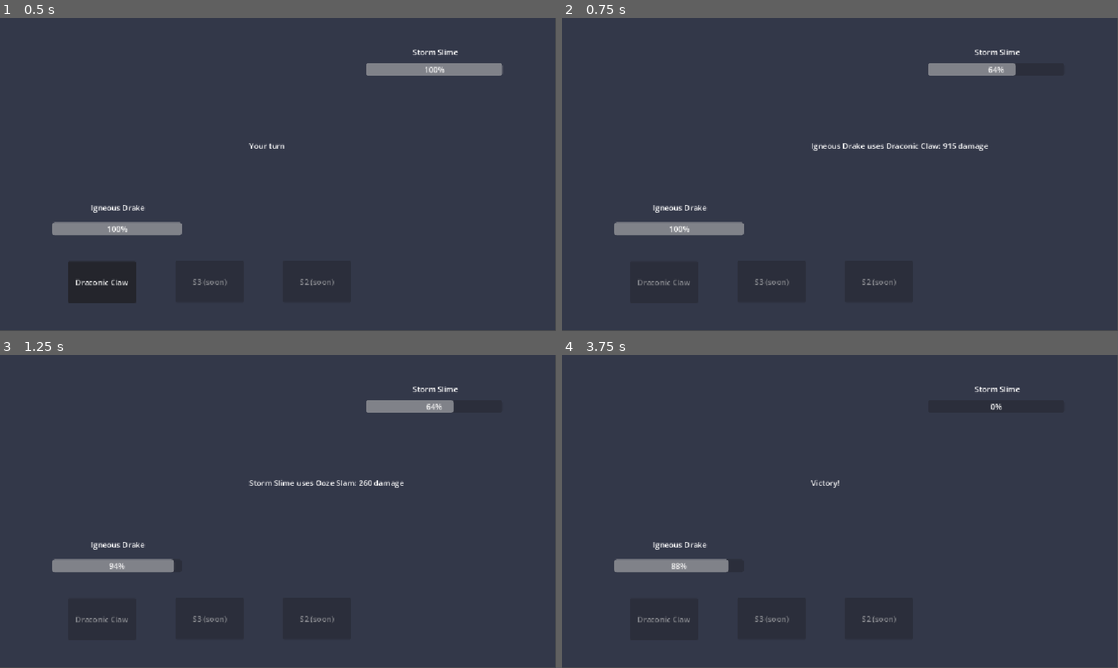
Above: before the commit, frames 1-4 (two rows, left to right).
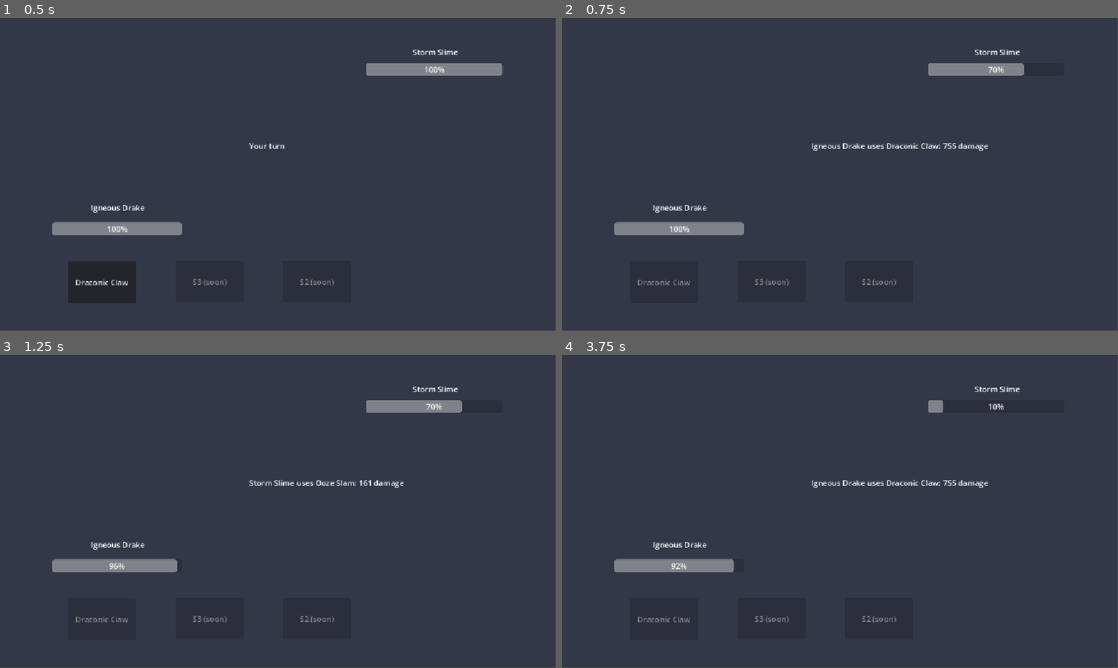
Above: after the commit, the same moments.

Repository: Akharyuu/monster-rpg
Game: Godot game, scene res://scenes/battle/battle_screen.tscn
The game is run twice, just before and just after one commit, with the same random seed, the same clock (stepped at 60 frames per second) and the same inputs.
Inputs:
- Up to frame 1 (0.5 s): no input
- Up to frame 2 (0.75 s): click "Draconic Claw" at 0.5 s
- Up to frame 3 (1.25 s): no input
- Up to frame 4 (3.75 s): click "Draconic Claw" at 2 s; click "Draconic Claw" at 3.5 s

Frame 1 is identical in both runs. In frame 2, 0.1% of the frame differs, in the area x 68-84%, y 14-42%; in frame 3, 0.1%; in frame 4, 0.6%, in the area x 19-80%, y 14-70%.

Commit message:
Pass level stat scale to Godot monsters

Diff:
--- a/godot/scripts/factories/prototype_factory.gd
+++ b/godot/scripts/factories/prototype_factory.gd
@@ -52,7 +52,8 @@
         _scaled(963),
         _scaled(707),
         _scaled(224),
-        skills
+        skills,
+        LEVEL_ONE_MULTIPLIER
     )
 
 
@@ -80,5 +81,6 @@
         _scaled(455),
         _scaled(320),
         _scaled(150),
-        skills
+        skills,
+        LEVEL_ONE_MULTIPLIER
     )
